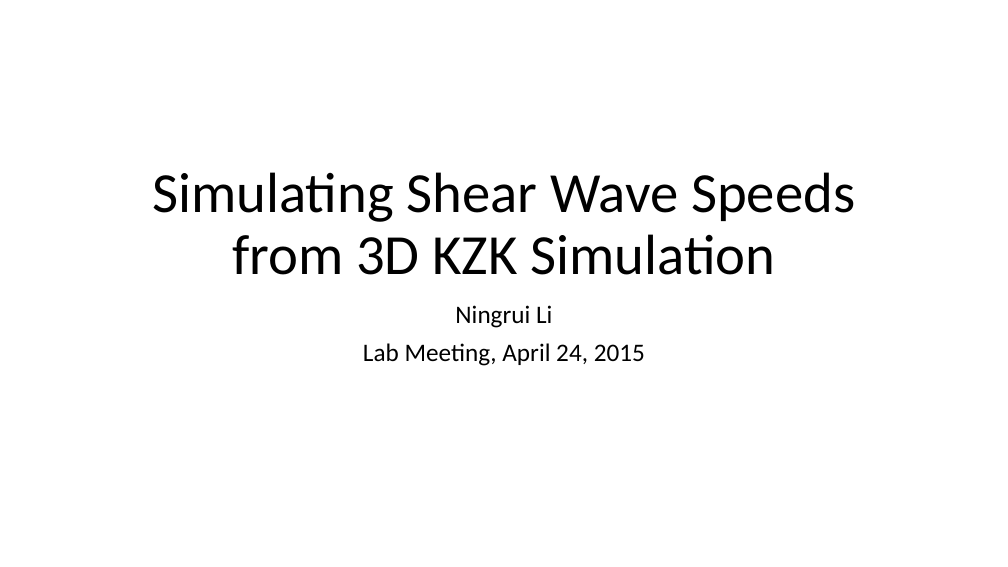
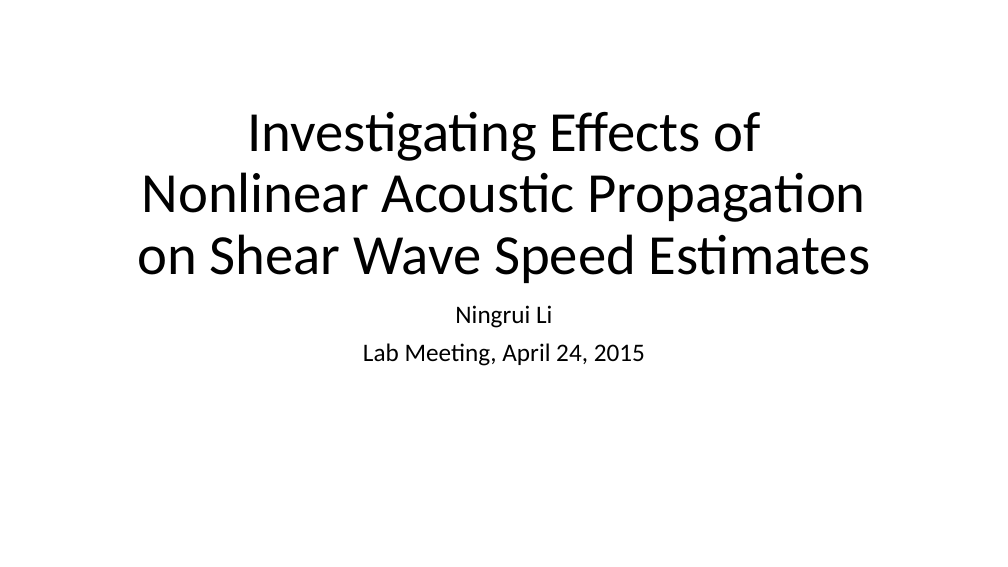
Before and after one commit to ningrui-li/nonlinear_acoustic, a slide deck: slide 1 of presentations/lab_meeting/lab_meeting_2015.04.24_kzk_sws.pptx. Drawn at 1008x567 pixels with LibreOffice and Linux fonts; fonts in the diff are those of the drawing. Boxes give left, top, right and bottom in pixels: in the first picture for what was removed or moved away, otherwise in the second. Text is boxed around its words. In the diff, an @@ line names an element or a change of style, - is before the commit and + after.

Commit message:
added rest of dyna sws estimate slides

```diff
--- a/presentations/lab_meeting/lab_meeting_2015.04.24_kzk_sws.pptx
+++ b/presentations/lab_meeting/lab_meeting_2015.04.24_kzk_sws.pptx
@@ title at box(137, 112, 870, 283): text changed @@
-Simulating Shear Wave Speeds from 3D KZK Simulation
+Investigating Effects of Nonlinear Acoustic Propagation on Shear Wave Speed Estimates
```
Also in this commit, not shown: 1 other slide changed, 4 slides added.
